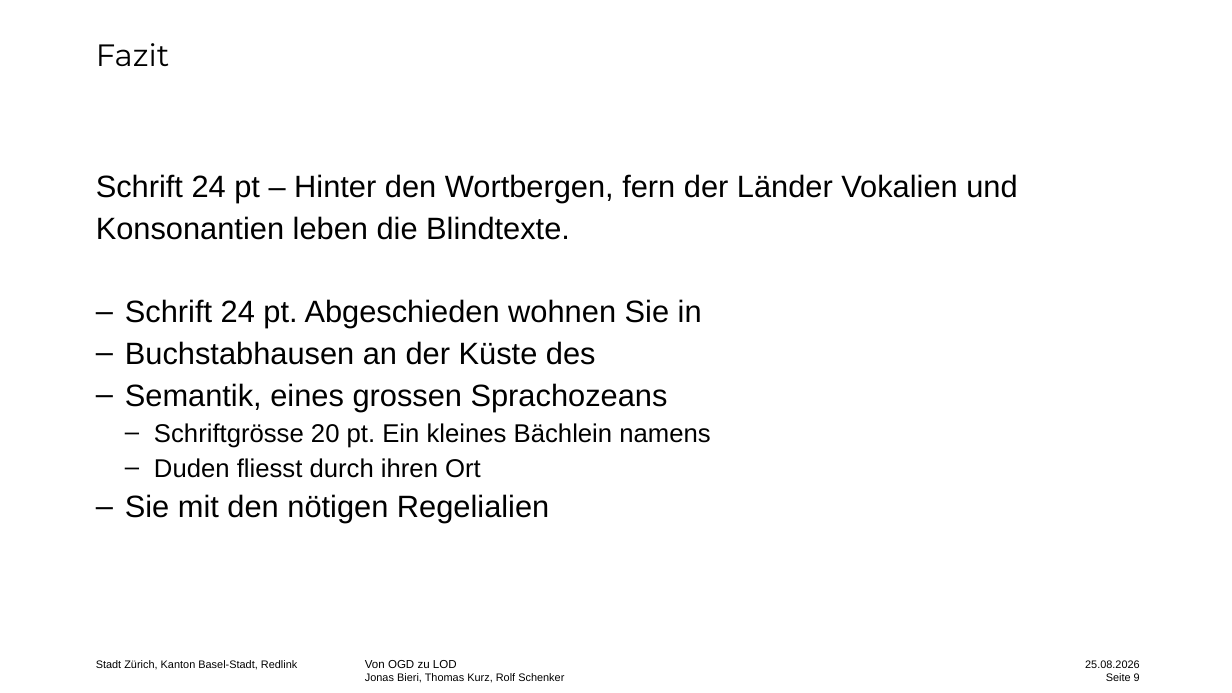
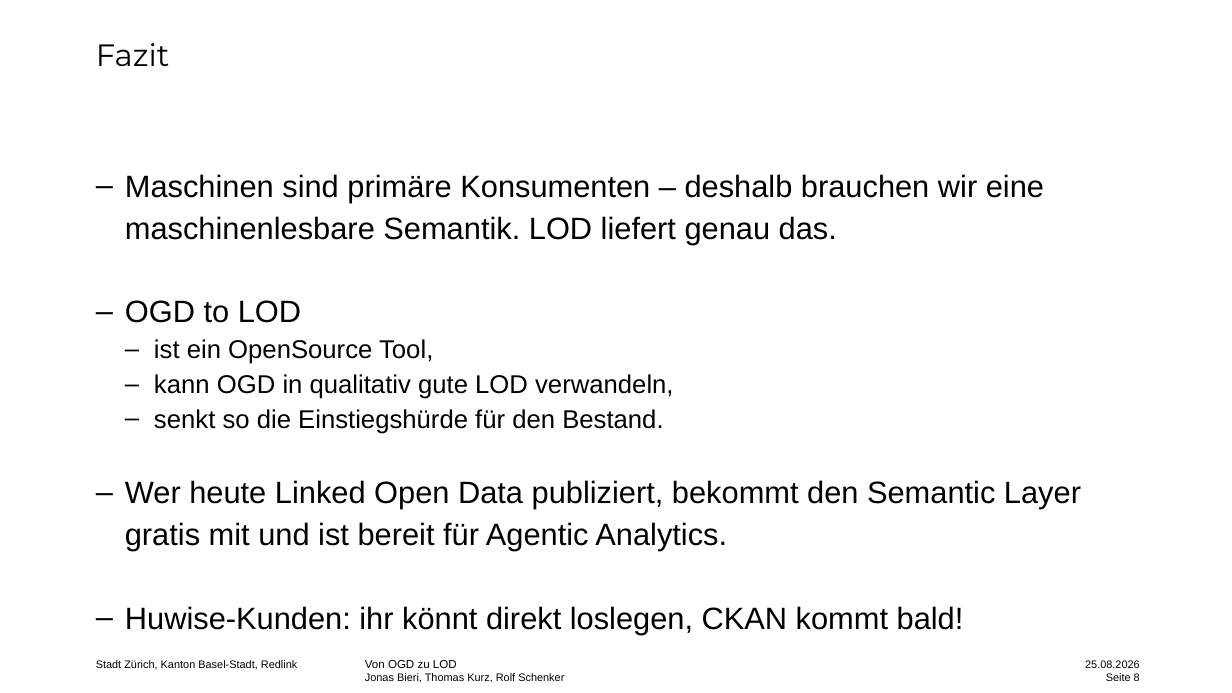
Before and after one commit to redlink-gmbh/ogd-to-lod, a slide deck: slide 8 of presentation/Statistiktage_Rolf.pptx (slide 9 before the commit). Drawn at 1232x693 pixels with LibreOffice and Linux fonts; fonts in the diff are those of the drawing. Boxes give left, top, right and bottom in pixels: in the first picture for what was removed or moved away, otherwise in the second. Text is boxed around its words. In the diff, an @@ line names an element or a change of style, - is before the commit and + after.

```diff
--- a/presentation/Statistiktage_Rolf.pptx
+++ b/presentation/Statistiktage_Rolf.pptx
@@ text at (x1=125, y1=174, x2=1081, y2=634): text changed @@
-Schrift 24 pt – Hinter den Wortbergen, fern der Länder Vokalien und Konsonantien leben die Blindtexte.
-– Schrift 24 pt. Abgeschieden wohnen Sie in
-– Buchstabhausen an der Küste des
-– Semantik, eines grossen Sprachozeans
-        – Schriftgrösse 20 pt. Ein kleines Bächlein namens
-        – Duden fliesst durch ihren Ort
-– Sie mit den nötigen Regelialien
+– Maschinen sind primäre Konsumenten – deshalb brauchen wir eine maschinenlesbare Semantik. LOD liefert genau das.
+– OGD to LOD
+        – ist ein OpenSource Tool,
+        – kann OGD in qualitativ gute LOD verwandeln,
+        – senkt so die Einstiegshürde für den Bestand.
+– Wer heute Linked Open Data publiziert, bekommt den Semantic Layer gratis mit und ist bereit für Agentic Analytics.
+– Huwise-Kunden: ihr könnt direkt loslegen, CKAN kommt bald!
@@ text at (x1=1106, y1=673, x2=1140, y2=681): text changed @@
-Seite 9
+Seite 8
```
Also in this commit, not shown: 6 other slides changed, 1 slide added, 1 slide removed.
